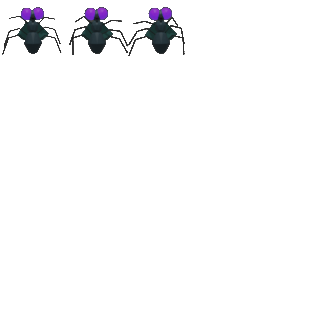
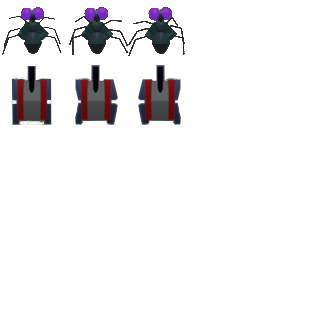
Layers edited between the first and the second 320px x 320px image:
added group "Tank" with 3 layers above "Background" over (11, 65, 181, 125)
added layer "tank.left" in group "Tank" over (137, 65, 181, 125)
added layer "tank.right" in group "Tank" over (75, 65, 119, 125)
added layer "tank.rest" in group "Tank" over (11, 66, 52, 125)
